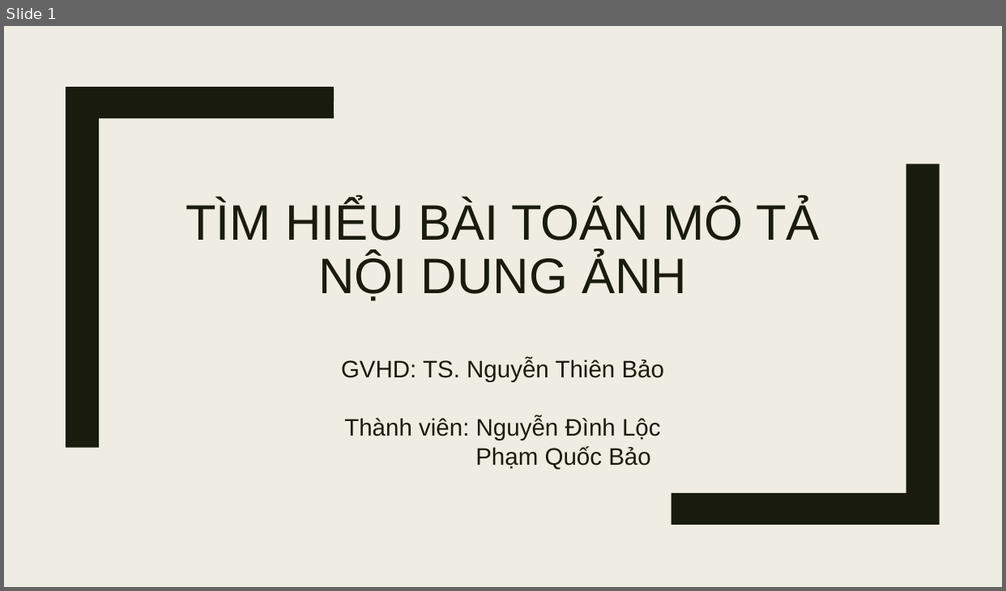
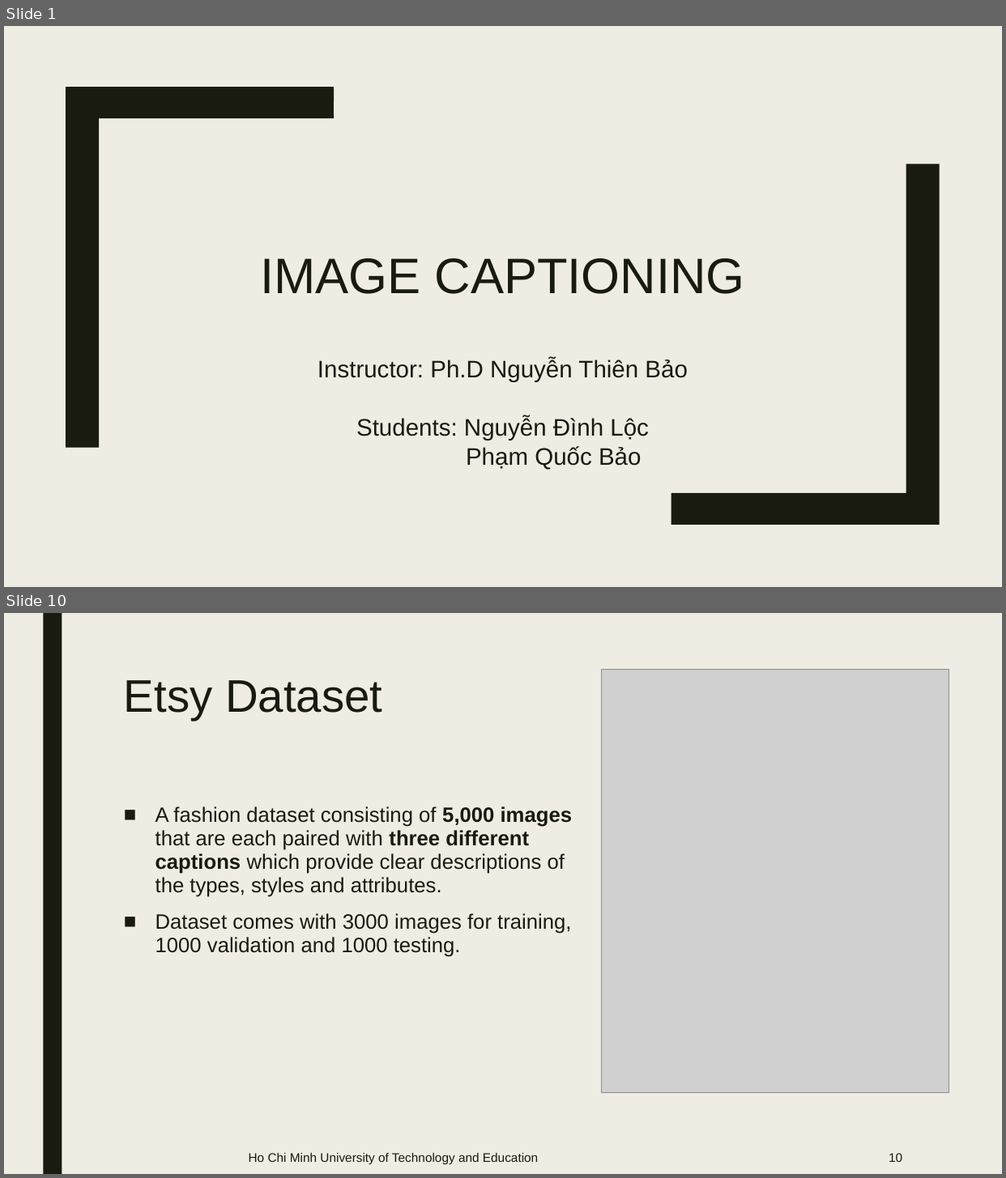
Before and after one commit to lyonguyen8697/image-description, a slide deck: presentation.pptx. Shown one above the other, each under a label of ours: slide 1 before the commit, slides 1 and 10 after it; the slides between them are not shown. The pictures are 1006x591 and 1006x1178 pixels, drawn with LibreOffice and Linux fonts; fonts in the diff are those of the drawing; grey boxes stand for pictures. Boxes give left, top, right and bottom in pixels: in the first picture for what was removed or moved away, otherwise in the second. Text is boxed around its words. In the diff, an @@ line names an element or a change of style, - is before the commit and + after.

```diff
--- a/presentation.pptx
+++ b/presentation.pptx
@@ slide 10 added at <box>4,613,1002,1174</box>, background #EFEDE3 @@
@@ rectangle added at <box>43,613,62,1174</box>, fill #191B0E @@
@@ title added at <box>124,680,382,720</box>, 44 pt, text #191B0E @@
+Etsy Dataset
@@ picture added at <box>602,669,948,1093</box> @@
@@ text added at <box>155,807,573,957</box>, 20 pt, text #191B0E @@
+■ A fashion dataset consisting of 5,000 images that are each paired with three different captions which provide clear descriptions of the types, styles and attributes.
+■ Dataset comes with 3000 images for training, 1000 validation and 1000 testing.
@@ text added at <box>249,1153,538,1165</box>, 12 pt, text #191B0E @@
+Ho Chi Minh University of Technology and Education
@@ page number added at <box>889,1153,902,1162</box>, 12 pt, text #191B0E @@
+10
@@ slide 1 changed as well @@
@@ title at <box>260,258,745,294</box>: text changed @@
-TÌM HIỂU BÀI TOÁN MÔ TẢ NỘI DUNG ẢNH
+IMAGE CAPTIONING
@@ subtitle at <box>317,359,688,441</box>: text changed @@
-GVHD: TS. Nguyễn Thiên Bảo
-Thành viên: Nguyễn Đình Lộc
+Instructor: Ph.D Nguyễn Thiên Bảo
+Students: Nguyễn Đình Lộc
```
Also in this commit, not shown: 7 other slides changed, 12 other slides added, 5 slides removed.
